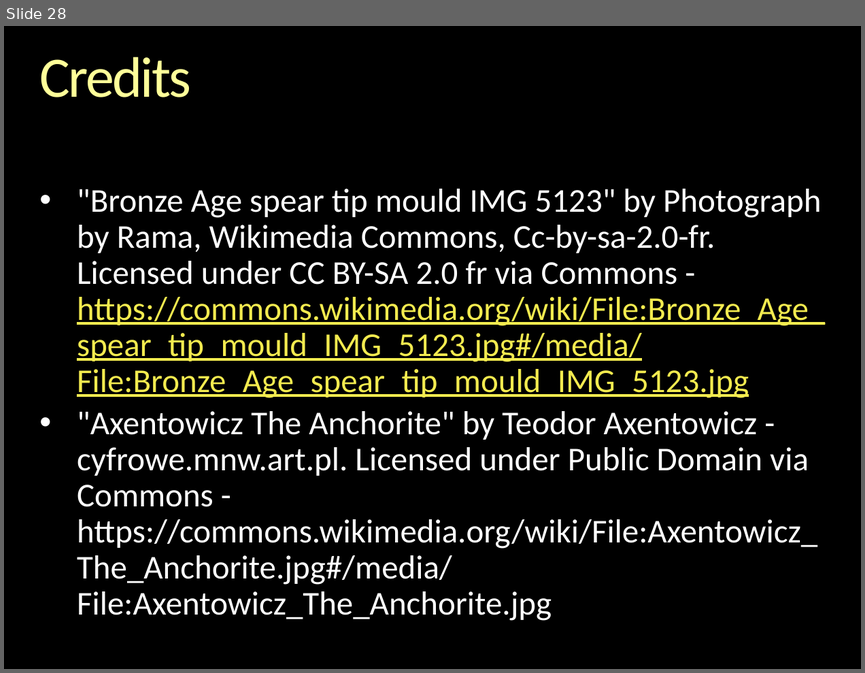
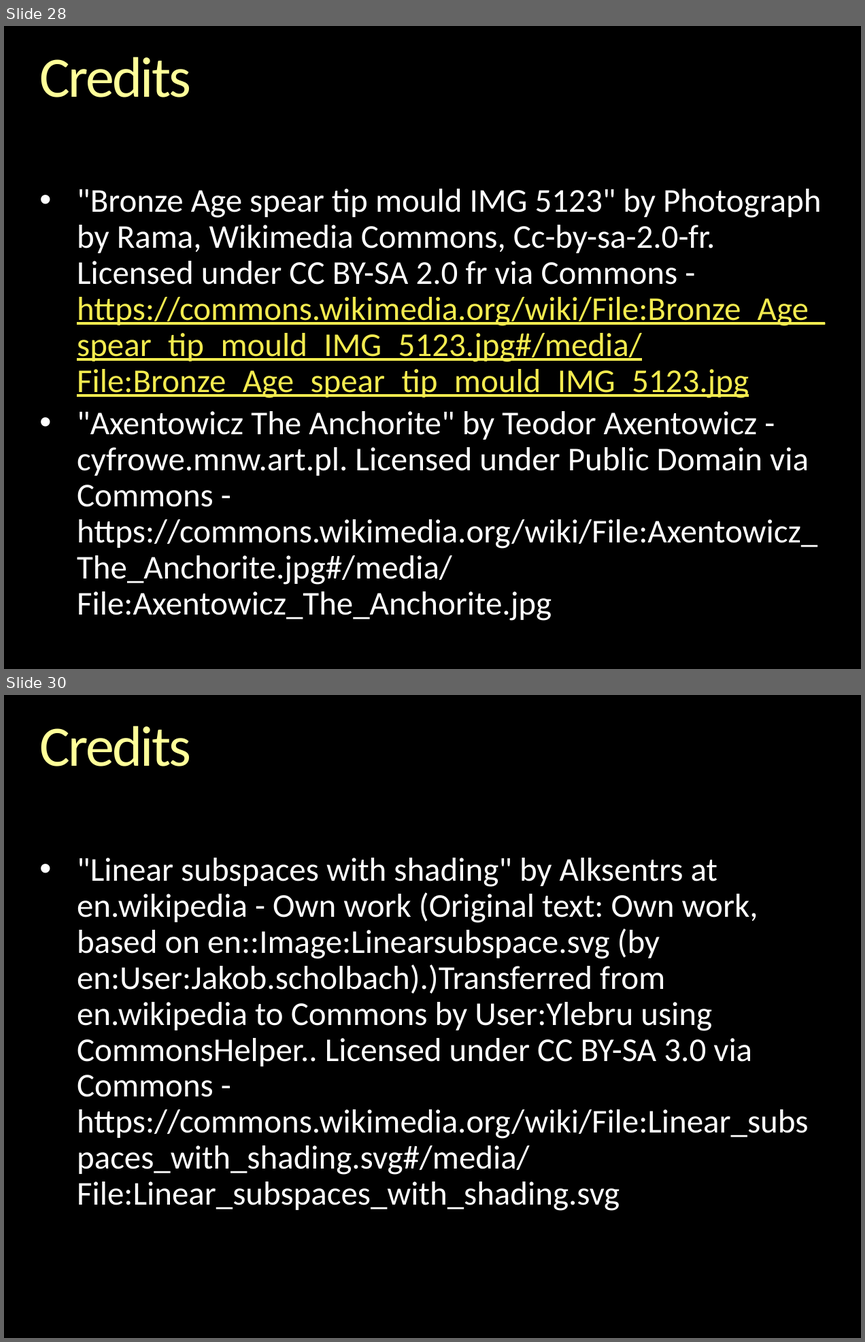
Before and after one commit to gcallah/indras_net, a slide deck: docs/ABMsAsAlgebraic.pptx. Shown one above the other, each under a label of ours: slide 28 before the commit, slides 28 and 30 after it; the slides between them are not shown. The pictures are 865x673 and 865x1342 pixels, drawn with LibreOffice and Linux fonts; fonts in the diff are those of the drawing; background and template pictures are left out. Boxes give left, top, right and bottom in pixels: in the first picture for what was removed or moved away, otherwise in the second. Text is boxed around its words. In the diff, an @@ line names an element or a change of style, - is before the commit and + after.

```diff
--- a/docs/ABMsAsAlgebraic.pptx
+++ b/docs/ABMsAsAlgebraic.pptx
@@ slide 30 added at [4, 695, 861, 1338], background picture (left out) @@
@@ title added at [39, 726, 191, 766], 48 pt, text gradient #FFFFB9 to #FFFF99 to #F6AE1E @@
+Credits
@@ text added at [77, 858, 808, 1210], 28 pt, text #FFFFFF @@
+• "Linear subspaces with shading" by Alksentrs at en.wikipedia - Own work (Original text: Own work, based on en::Image:Linearsubspace.svg (by en:User:Jakob.scholbach).)Transferred from en.wikipedia to Commons by User:Ylebru using CommonsHelper.. Licensed under CC BY-SA 3.0 via Commons - https://commons.wikimedia.org/wiki/File:Linear_subspaces_with_shading.svg#/media/File:Linear_subspaces_with_shading.svg
```
Also in this commit, not shown: 6 slides changed.
